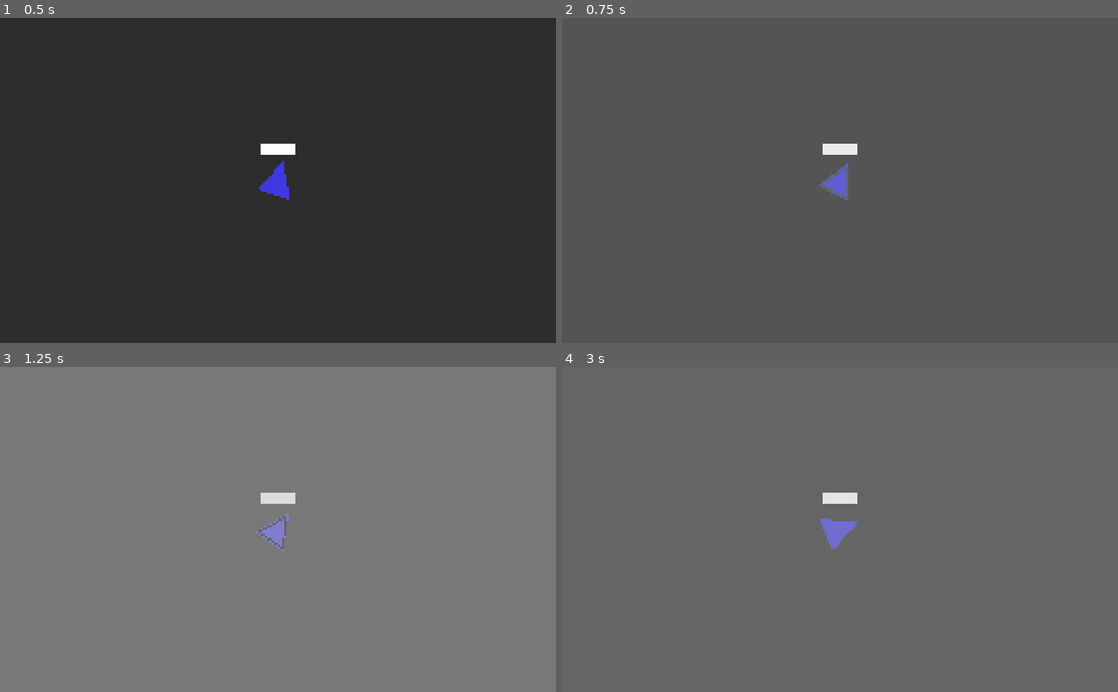
Above: before the commit, frames 1-4 (two rows, left to right).
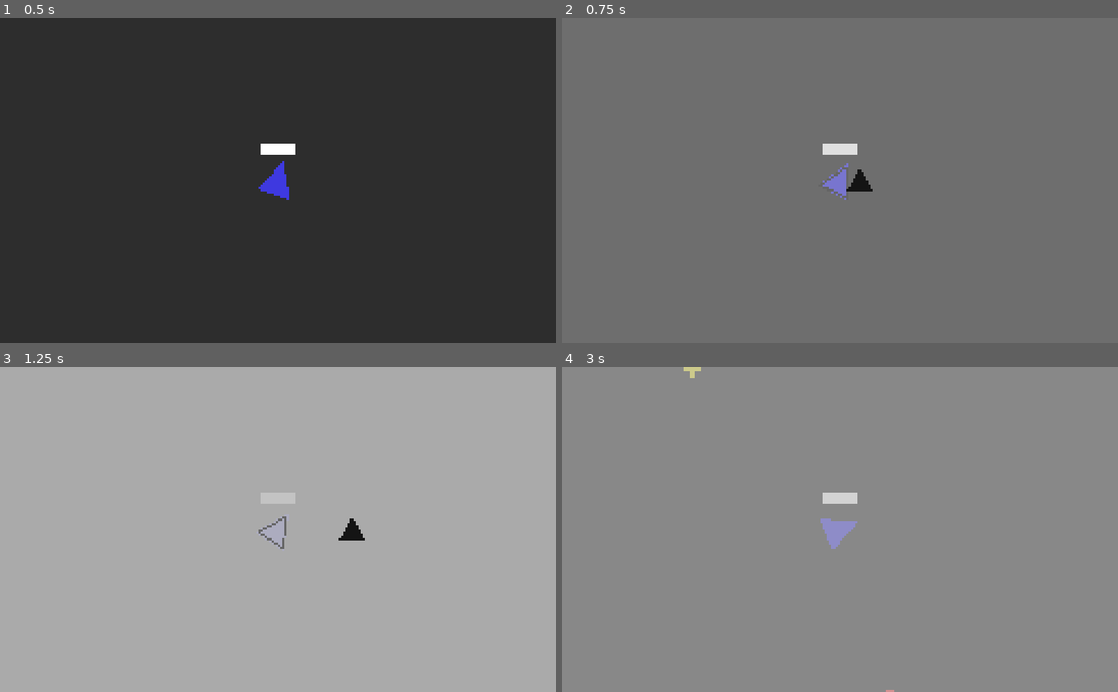
Above: after the commit, the same moments.

Repository: Hobbes02/InterstellarGameJam7
Game: Godot game, scene res://globals/main.tscn
Same seed, same stepped clock (60 frames per second), same inputs: the game is played once before the commit and once after it.
Inputs (mouse positions are in pixels of both pictures, inside the frame that each line leads up to):
- Up to frame 1 (0.5 s): no input
- Up to frame 2 (0.75 s): move the mouse to (962, 164) at 0.52 s; hold D (right) from 0.53 s (still down); hold Space (elevate) from 0.53 s (still down)
- Up to frame 3 (1.25 s): keep holding D (right); keep holding Space (elevate)
- Up to frame 4 (3 s): move the mouse to (728, 545) at 1.27 s; release D (right) at 1.28 s; release Space (elevate) at 1.28 s; hold S (down) 1.28-2.03 s; tap Space (elevate) at 1.35, 2.85 s; move the mouse to (895, 458) at 2.02 s; hold D (right) 2.03-2.78 s; hold Space (elevate) 2.03-2.78 s; move the mouse to (812, 594) at 2.77 s; hold W (up) from 2.78 s (still down)

Frame 1 is identical in both runs. In frame 2, 100% of the frame differs, in the area x 0-100%, y 0-100%; in frame 3, 100%; in frame 4, 100%.

Commit message:
added player

Diff:
--- a/objects/enemy.gd
+++ b/objects/enemy.gd
@@ -1,22 +1,47 @@
 extends KinematicBody2D
 
-var velocity: Vector2 = Vector2.ZERO
+enum ENEMY_TYPES {
+	BASIC,
+	SHOOTER,
+	DRUNK,
+}
+
+var velocity: Vector2
 var ai_speed: int = 8
 var player_speed: int = 40
 
 var target: Node = null
 var is_player_controlling: bool = false
 
-onready var line_2d: Line2D = $Line2D
+var enemy_type: int = ENEMY_TYPES.DRUNK
+
+onready var line_2d: Line2D
+
+
+func _ready() -> void:
+	var rng = RandomNumberGenerator.new()
+	rng.randomize()
+	enemy_type = rng.randi_range(0, 2)
+	print(enemy_type)
+	match enemy_type:
+		ENEMY_TYPES.BASIC:
+			$basic.show()
+			line_2d = $basic/Line2D
+		ENEMY_TYPES.SHOOTER:
+			$shooter.show()
+			line_2d = $shooter/Line2D
+		ENEMY_TYPES.DRUNK:
+			$drunk.show()
+			line_2d = $drunk/Line2D
 
 
 func _physics_process(delta: float) -> void:
-	if Globals.elevated:
+	if Globals.elevated and line_2d.is_inside_tree():
 		line_2d.show()
 	else:
 		line_2d.hide()
 
-	if is_player_controlling:
+	if is_player_controlling and !Globals.elevated:
 		var input_vector: Vector2
 		input_vector.x = Input.get_action_strength("right") - Input.get_action_strength("left")
 		input_vector.y = Input.get_action_strength("down") - Input.get_action_strength("up")
--- a/objects/enemy.tscn
+++ b/objects/enemy.tscn
@@ -1,24 +1,61 @@
-[gd_scene load_steps=3 format=2]
+[gd_scene load_steps=4 format=2]
 
 [ext_resource path="res://objects/enemy.gd" type="Script" id=1]
+[ext_resource path="res://assets/art/circle.png" type="Texture" id=2]
 
 [sub_resource type="RectangleShape2D" id=5]
 extents = Vector2( 4, 4 )
 
 [node name="enemy" type="KinematicBody2D"]
+collision_layer = 3
+collision_mask = 3
 script = ExtResource( 1 )
 
 [node name="CollisionShape2D" type="CollisionShape2D" parent="."]
 shape = SubResource( 5 )
 
-[node name="Polygon2D" type="Polygon2D" parent="."]
+[node name="basic" type="Node2D" parent="."]
+visible = false
+
+[node name="Polygon2D" type="Polygon2D" parent="basic"]
 position = Vector2( 4, 4 )
 color = Color( 0.988235, 0.27451, 0.27451, 1 )
 polygon = PoolVector2Array( -8, -8, 0, -8, 0, 0, -8, 0 )
 
-[node name="Line2D" type="Line2D" parent="."]
+[node name="Line2D" type="Line2D" parent="basic"]
 visible = false
 z_index = 5
 points = PoolVector2Array( -2, -2, 2, -2, 2, 2, -2, 2, -2, -2 )
 width = 2.0
 default_color = Color( 0.396078, 0.396078, 0.396078, 1 )
+
+[node name="shooter" type="Node2D" parent="."]
+visible = false
+
+[node name="Polygon2D" type="Polygon2D" parent="shooter"]
+position = Vector2( 4, 4 )
+color = Color( 0.929412, 0.901961, 0.207843, 1 )
+polygon = PoolVector2Array( -8, -6, -6, -8, -4, -6, -2, -8, 0, -6, -2, -4, 0, -2, -2, 0, -4, -2, -6, 0, -8, -2, -6, -4 )
+
+[node name="Line2D" type="Line2D" parent="shooter"]
+visible = false
+z_index = 5
+points = PoolVector2Array( -3, -3, 3, 3, 0, 0, -3, 3, 3, -3 )
+width = 2.0
+default_color = Color( 0.396078, 0.396078, 0.396078, 1 )
+
+[node name="drunk" type="Node2D" parent="."]
+visible = false
+
+[node name="circle" type="Sprite" parent="drunk"]
+modulate = Color( 1, 0.658824, 0.172549, 1 )
+position = Vector2( -5.96046e-08, 4.47035e-08 )
+scale = Vector2( 0.125, 0.125 )
+texture = ExtResource( 2 )
+
+[node name="Line2D" type="Line2D" parent="drunk"]
+visible = false
+z_index = 5
+points = PoolVector2Array( -3, 0, -2, -2, 0, -3, 2, -2, 3, 0, 2, 2, 0, 3, -2, 2, -3, 0 )
+width = 2.0
+default_color = Color( 0.396078, 0.396078, 0.396078, 1 )
--- /dev/null
+++ b/objects/player.gd
@@ -0,0 +1,41 @@
+extends KinematicBody2D
+
+var player_speed: int = 50
+
+var velocity: Vector2
+
+var current_hovering_enemy: Node = null
+
+export(NodePath) var _current_possessing_node
+
+onready var current_possessing_node: Node = get_node(_current_possessing_node)
+
+
+func _physics_process(_delta: float) -> void:
+	if !Globals.elevated:
+		hide()
+		if current_possessing_node.is_inside_tree():
+			global_position = current_possessing_node.global_position
+		return
+	show()
+
+	var input_vector: Vector2 = Vector2.ZERO
+	input_vector.x = Input.get_action_strength("right") - Input.get_action_strength("left")
+	input_vector.y = Input.get_action_strength("down") - Input.get_action_strength("up")
+
+	if input_vector == Vector2.ZERO:
+		velocity = lerp(velocity, Vector2.ZERO, 0.5)
+	else:
+		velocity = input_vector.normalized() * player_speed
+
+	move_and_slide(velocity)
+
+
+func _on_Area2D_body_entered(body: Node) -> void:
+	if current_hovering_enemy == null:
+		current_hovering_enemy = body
+
+
+func _on_Area2D_body_exited(body: Node) -> void:
+	if (current_hovering_enemy != null) and (current_hovering_enemy == body):
+		current_hovering_enemy = null
--- /dev/null
+++ b/objects/player.tscn
@@ -0,0 +1,26 @@
+[gd_scene load_steps=2 format=2]
+
+[ext_resource path="res://objects/player.gd" type="Script" id=1]
+
+[node name="player" type="KinematicBody2D"]
+z_index = 10
+collision_layer = 0
+collision_mask = 0
+script = ExtResource( 1 )
+
+[node name="CollisionPolygon2D" type="CollisionPolygon2D" parent="."]
+polygon = PoolVector2Array( 0, -6, -6, 5, 6, 5 )
+
+[node name="Area2D" type="Area2D" parent="."]
+collision_layer = 2
+collision_mask = 2
+
+[node name="CollisionPolygon2D" type="CollisionPolygon2D" parent="Area2D"]
+polygon = PoolVector2Array( 0, -6, -6, 5, 6, 5 )
+
+[node name="Polygon2D" type="Polygon2D" parent="."]
+color = Color( 0.0784314, 0.0784314, 0.0784314, 1 )
+polygon = PoolVector2Array( -6, 5, 0, -6, 6, 5 )
+
+[connection signal="body_entered" from="Area2D" to="." method="_on_Area2D_body_entered"]
+[connection signal="body_exited" from="Area2D" to="." method="_on_Area2D_body_exited"]
--- a/project.godot
+++ b/project.godot
@@ -27,6 +27,30 @@
 [gui]
 
 common/drop_mouse_on_gui_input_disabled=true
+
+[importer_defaults]
+
+texture={
+"compress/bptc_ldr": 0,
+"compress/hdr_mode": 0,
+"compress/lossy_quality": 0.7,
+"compress/mode": 0,
+"compress/normal_map": 0,
+"detect_3d": false,
+"flags/anisotropic": false,
+"flags/filter": false,
+"flags/mipmaps": false,
+"flags/repeat": 0,
+"flags/srgb": 2,
+"process/HDR_as_SRGB": false,
+"process/fix_alpha_border": true,
+"process/invert_color": false,
+"process/normal_map_invert_y": false,
+"process/premult_alpha": false,
+"size_limit": 0,
+"stream": false,
+"svg/scale": 1.0
+}
 
 [input]
 
--- a/scenes/game.gd
+++ b/scenes/game.gd
@@ -2,7 +2,7 @@
 
 const ENEMY = preload("res://objects/enemy.tscn")
 
-var enemy_spawn_rate: int = 20
+var enemy_spawn_rate: int = 50
 
 onready var enemy_target: Node = $base
 onready var enemies: Node2D = $enemies
@@ -35,7 +35,7 @@
 		Globals.elevated = false
 
 	if Input.is_action_pressed("elevate"):
-		overlay.modulate.a = lerp(overlay.modulate.a, 0.6, 0.05)
+		overlay.modulate.a = lerp(overlay.modulate.a, 1, 0.05)
 		Globals.speed_scale = lerp(Globals.speed_scale, 0.2, 0.05)
 	else:
 		overlay.modulate.a = lerp(overlay.modulate.a, 0.0, 0.05)
--- a/scenes/game.tscn
+++ b/scenes/game.tscn
@@ -1,7 +1,8 @@
-[gd_scene load_steps=7 format=2]
+[gd_scene load_steps=8 format=2]
 
 [ext_resource path="res://scenes/scene.tscn" type="PackedScene" id=1]
 [ext_resource path="res://scenes/game.gd" type="Script" id=2]
+[ext_resource path="res://objects/player.tscn" type="PackedScene" id=3]
 
 [sub_resource type="StyleBoxFlat" id=3]
 bg_color = Color( 1, 1, 1, 1 )
@@ -99,4 +100,8 @@
 mouse_filter = 2
 color = Color( 0.733333, 0.733333, 0.733333, 1 )
 
+[node name="player" parent="." index="9" instance=ExtResource( 3 )]
+position = Vector2( 128, 75 )
+_current_possessing_node = NodePath("../base")
+
 [connection signal="timeout" from="enemyspawntimer" to="." method="_on_enemyspawntimer_timeout"]
Binary file added: assets/art/circle.png
Not shown, added: assets/art/circle.png.import
